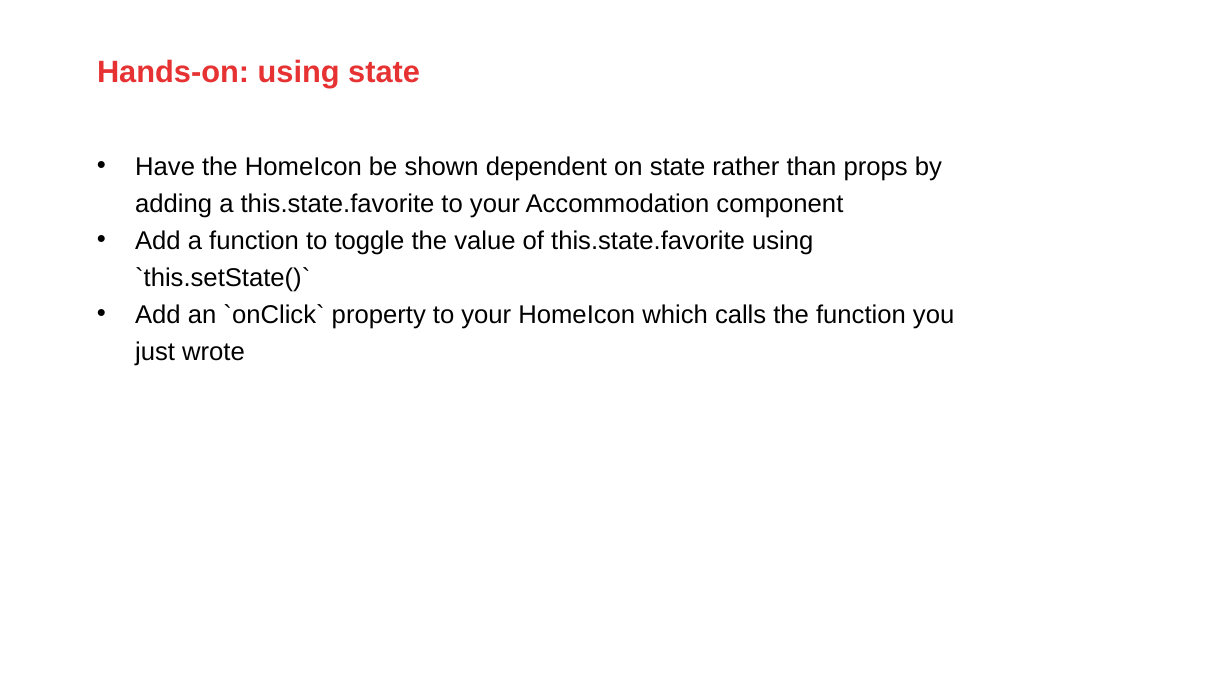
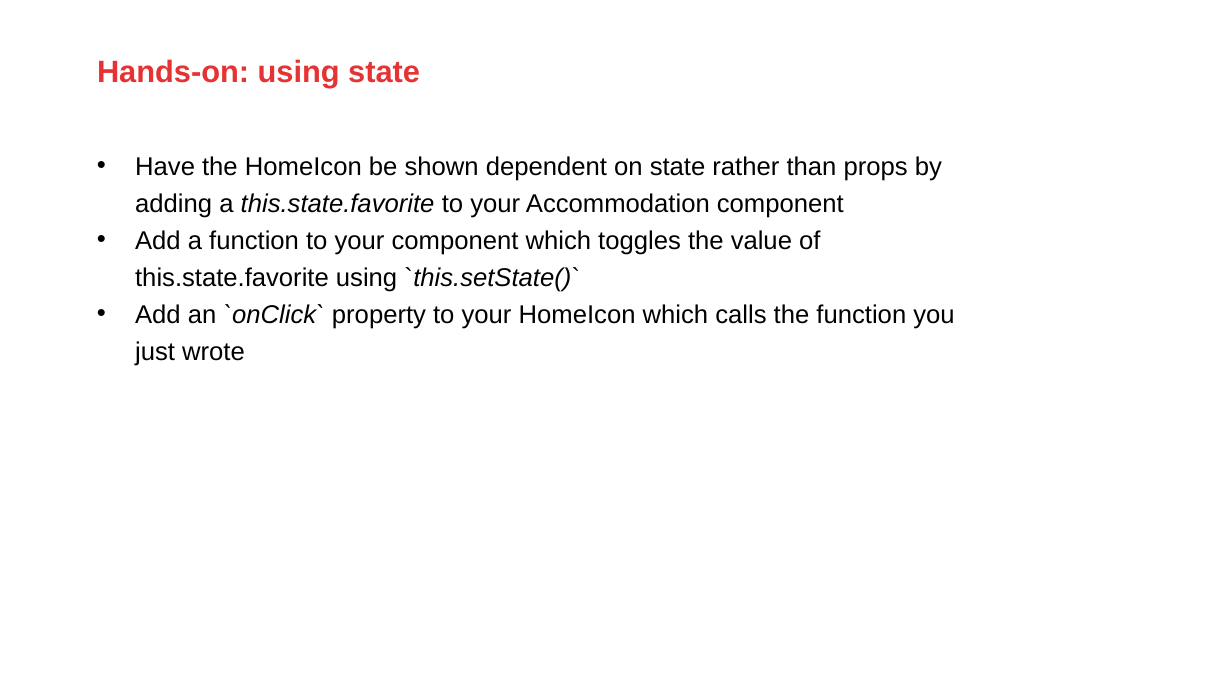
Before and after one commit to AMIS-Services/react-series, a slide deck: slide 15 of sig1/slides/SIG react 1.pptx (slide 14 before the commit). Drawn at 1232x693 pixels with LibreOffice and Linux fonts; fonts in the diff are those of the drawing; background and template pictures are left out. Boxes give left, top, right and bottom in pixels: in the first picture for what was removed or moved away, otherwise in the second. Text is boxed around its words. In the diff, an @@ line names an element or a change of style, - is before the commit and + after.

```diff
--- a/sig1/slides/SIG react 1.pptx
+++ b/sig1/slides/SIG react 1.pptx
@@ text at bbox=[135, 156, 954, 366]: italic on in "this.state.favorite", "`onClick`" @@
@@ text at bbox=[135, 230, 820, 292]: text changed @@
-• Add a function to toggle the value of this.state.favorite using `this.setState()`
+• Add a function to your component which toggles the value of this.state.favorite using `this.setState()`
```
Also in this commit, not shown: 7 other slides changed, 1 slide added, 21 other files.
